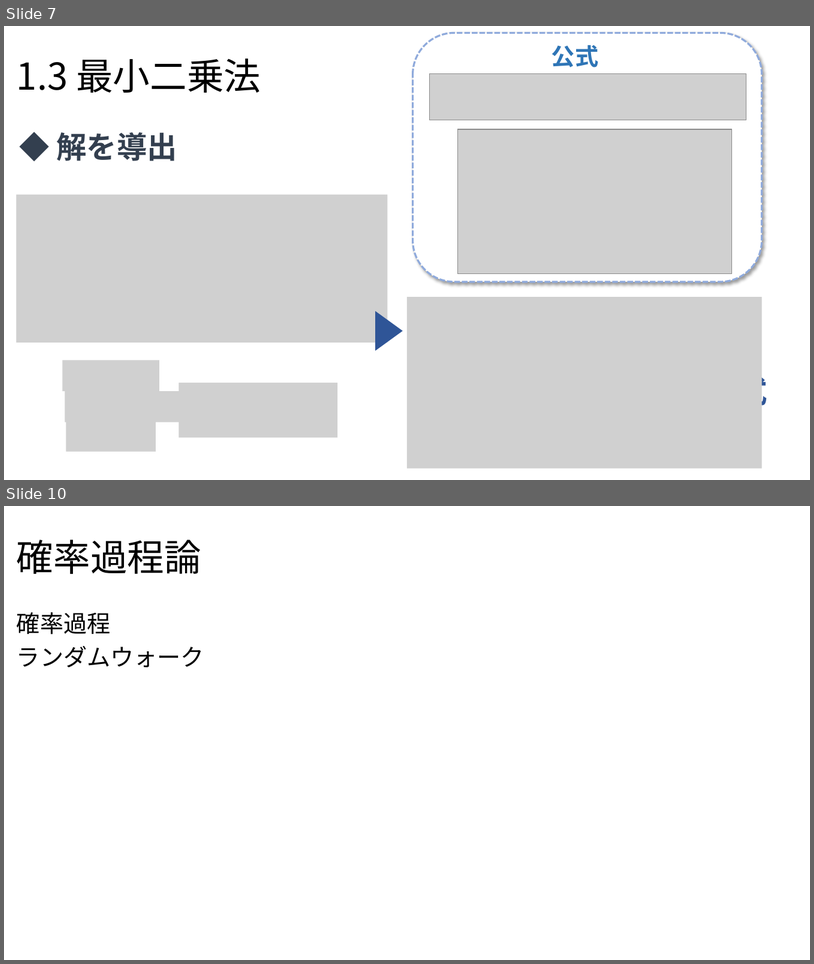
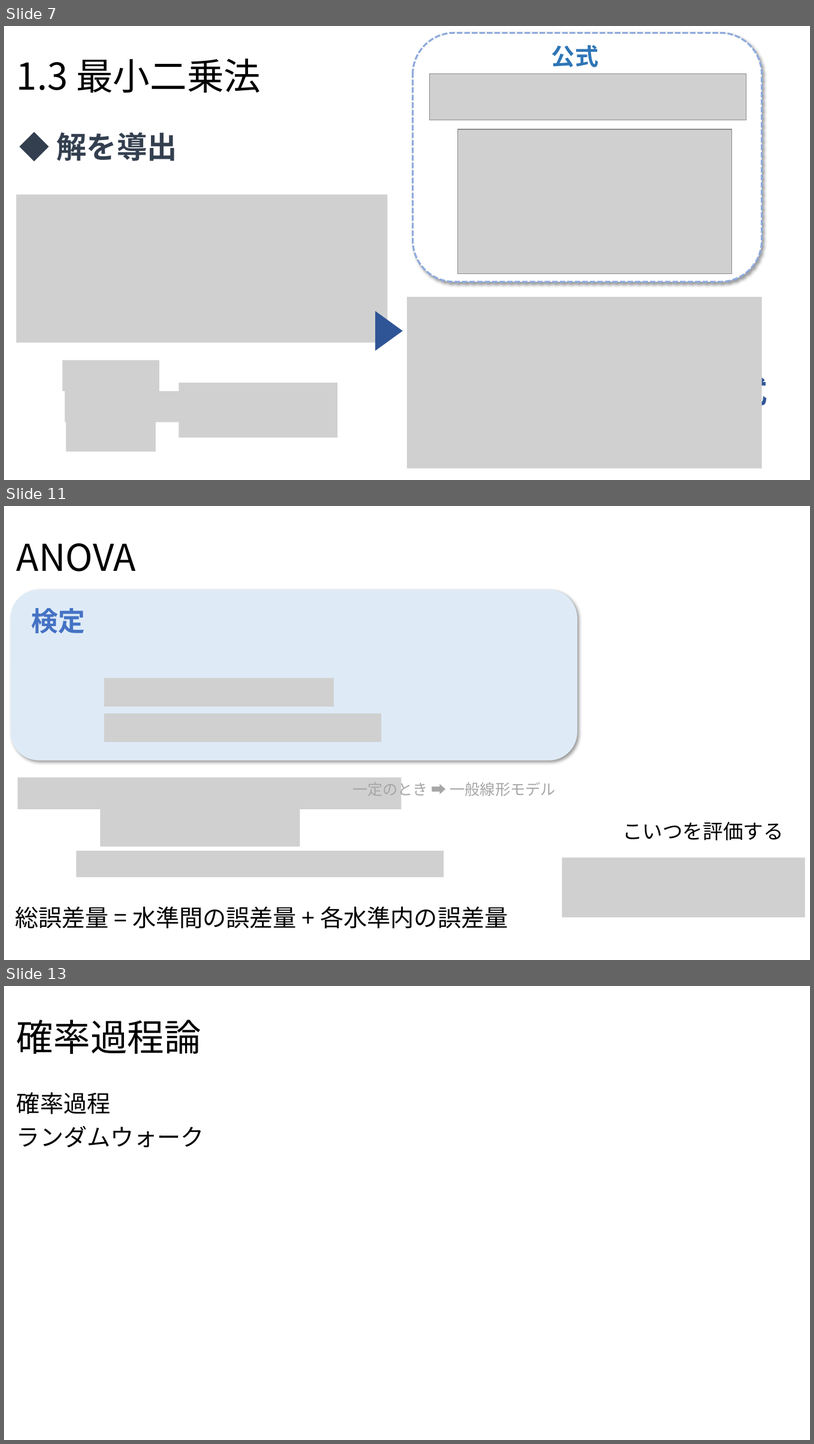
Before and after one commit to Yoshifumi14/stats, a slide deck: statistics2.pptx. Shown one above the other, each under a label of ours: slides 7 and 10 before the commit, slides 7, 11 and 13 after it; the slides between them are not shown. The pictures are 814x964 and 814x1444 pixels, drawn with LibreOffice and Linux fonts; fonts in the diff are those of the drawing; grey boxes stand for pictures. Boxes give left, top, right and bottom in pixels: in the first picture for what was removed or moved away, otherwise in the second. Text is boxed around its words. In the diff, an @@ line names an element or a change of style, - is before the commit and + after.

Commit message:
anova

```diff
--- a/statistics2.pptx
+++ b/statistics2.pptx
@@ slide 11 added at (x1=4, y1=506, x2=810, y2=960), background #FFFFFF @@
@@ title added at (x1=17, y1=543, x2=136, y2=571), 44 pt, text #000000 @@
+ANOVA
@@ rounded rectangle added at (x1=11, y1=589, x2=578, y2=760), fill #DEEBF7 @@
@@ text added at (x1=32, y1=608, x2=86, y2=633), 32 pt, text #4472C4, bold @@
+検定
@@ picture added at (x1=104, y1=678, x2=333, y2=706) @@
@@ picture added at (x1=104, y1=714, x2=381, y2=742) @@
@@ picture added at (x1=17, y1=778, x2=401, y2=810) @@
@@ text added at (x1=353, y1=779, x2=556, y2=798), 18 pt, text #A6A6A6 @@
+一定のとき ➡ 一般線形モデル
@@ picture added at (x1=100, y1=809, x2=300, y2=847) @@
@@ text added at (x1=623, y1=822, x2=784, y2=840), 24 pt, text #000000 @@
+こいつを評価する
@@ picture added at (x1=77, y1=851, x2=444, y2=877) @@
@@ picture added at (x1=563, y1=858, x2=806, y2=918) @@
@@ text added at (x1=15, y1=906, x2=508, y2=928), 28 pt, text #000000 @@
+総誤差量 = 水準間の誤差量 + 各水準内の誤差量
@@ what was slide 10 is now slide 13 @@
```
Also in this commit, not shown: 1 slide changed, 2 other slides added, 1 other file.
